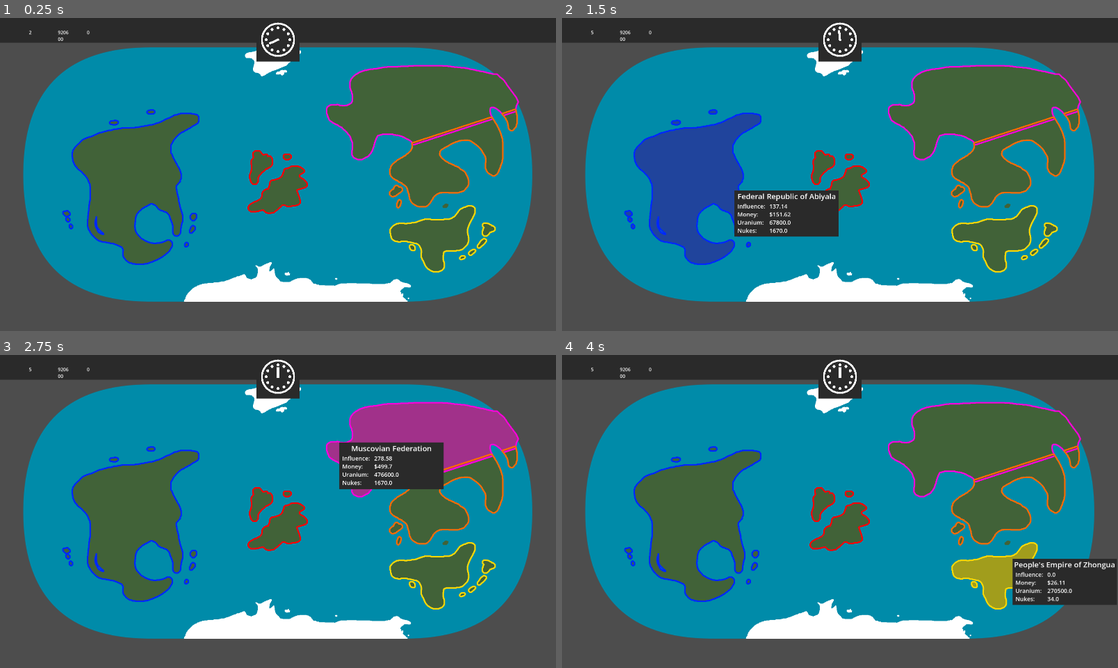
Above: before the commit, frames 1-4 (two rows, left to right).
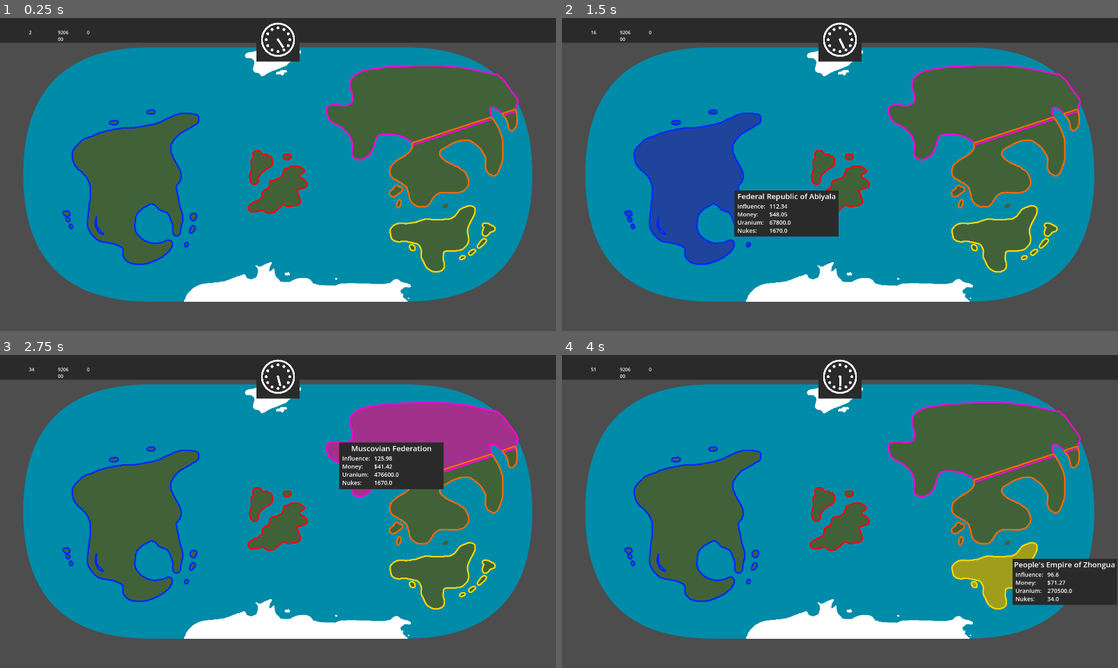
Above: after the commit, the same moments.

Repository: Stev51/gmtk-jam-2026
Game: Godot game, scene res://scenes/main.tscn
The game is run twice, just before and just after one commit, with the same random seed, the same clock (stepped at 60 frames per second) and the same inputs.
Inputs (mouse positions are in pixels of both pictures, inside the frame that each line leads up to):
- Up to frame 1 (0.25 s): no input
- Up to frame 2 (1.5 s): move the mouse to (962, 158) at 0.52 s; hold 1 (x1_speed) 0.53-1.28 s; click (962, 158) at 0.67 s; move the mouse to (728, 190) at 1.27 s; tap 2 (x2_speed) at 1.35 s; click (728, 190) at 1.42 s
- Up to frame 3 (2.75 s): tap Enter at 2 s; move the mouse to (333, 442) at 2.02 s; hold 1 (x1_speed) from 2.03 s (still down); click (333, 442) at 2.17 s
- Up to frame 4 (4 s): tap Space (pause) at 2.75 s; move the mouse to (812, 574) at 2.77 s; release 1 (x1_speed) at 2.78 s; tap 2 (x2_speed) at 2.85 s; click (812, 574) at 2.92 s; tap Enter at 3.5 s; move the mouse to (1006, 558) at 3.52 s; hold 1 (x1_speed) from 3.53 s (still down); click (1006, 558) at 3.67 s

The runs differ from the first frame. In frame 1, less than 0.1% of the frame differs, in the area x 48-52%, y 6-10%; in frame 2, less than 0.1%, in the area x 5-51%, y 3-64%; in frame 3, less than 0.1%; in frame 4, less than 0.1%.

Commit message:
Time tweak

Diff:
--- a/resources/countries/iran.tres
+++ b/resources/countries/iran.tres
@@ -8,5 +8,5 @@
 short_name = "UMR"
 initial_money = 0.4
 initial_uranium = 920600.0
-initial_influence = 10.0
+initial_influence = 100.0
 metadata/_custom_type_script = "uid://6sqxh8xtoasf"
--- a/resources/countries/prc.tres
+++ b/resources/countries/prc.tres
@@ -9,5 +9,5 @@
 initial_money = 19.5
 initial_uranium = 270500.0
 initial_nukes = 34.0
-initial_influence = 10.0
+initial_influence = 100.0
 metadata/_custom_type_script = "uid://6sqxh8xtoasf"
--- a/resources/countries/russia.tres
+++ b/resources/countries/russia.tres
@@ -9,5 +9,5 @@
 initial_money = 2.6
 initial_uranium = 476600.0
 initial_nukes = 1670.0
-initial_influence = 10.0
+initial_influence = 100.0
 metadata/_custom_type_script = "uid://6sqxh8xtoasf"
--- a/resources/countries/uk.tres
+++ b/resources/countries/uk.tres
@@ -8,5 +8,5 @@
 short_name = "AC"
 initial_money = 4.0
 initial_nukes = 120.0
-initial_influence = 10.0
+initial_influence = 100.0
 metadata/_custom_type_script = "uid://6sqxh8xtoasf"
--- a/resources/countries/usa.tres
+++ b/resources/countries/usa.tres
@@ -9,5 +9,5 @@
 initial_money = 30.7
 initial_uranium = 67800.0
 initial_nukes = 1670.0
-initial_influence = 10.0
+initial_influence = 100.0
 metadata/_custom_type_script = "uid://6sqxh8xtoasf"
--- a/scripts/country_manager.gd
+++ b/scripts/country_manager.gd
@@ -8,6 +8,8 @@
 var MONEY_TO_URANIUM = 132000.0
 var MONEY_TO_NUKES = 500.0
 var URANIUM_TO_NUKES = 0.05
+
+var DELTA_MOD = 0.1
 
 @export var countries: Array[Country]
 
@@ -21,6 +23,7 @@
 func _process(delta: float) -> void:
 	if not timed_out_flag and Globals.game_speed != Globals.GameSpeed.PAUSED:
 
+		delta *= DELTA_MOD
 		if Globals.game_speed == Globals.GameSpeed.FAST:
 			delta *= 2
 
